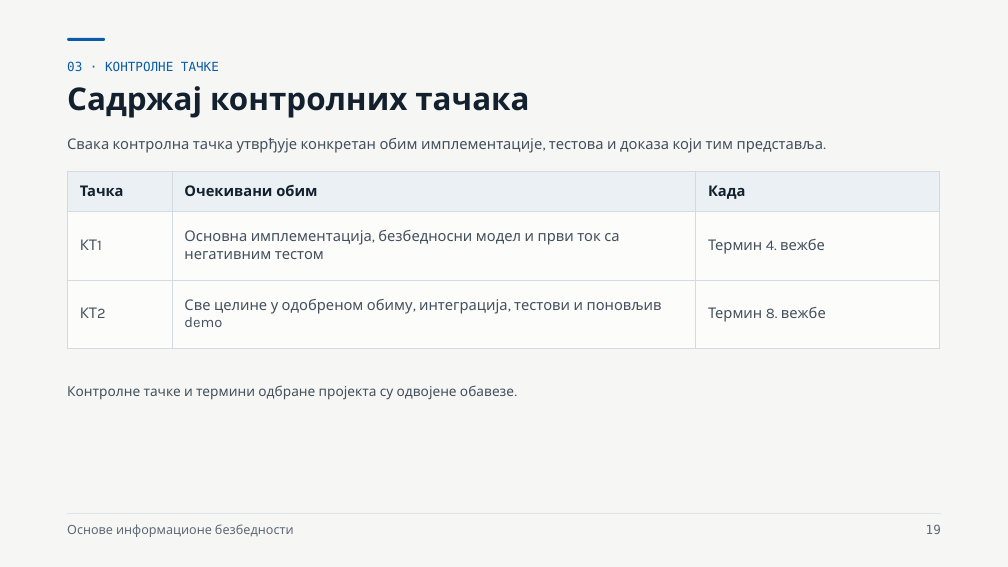
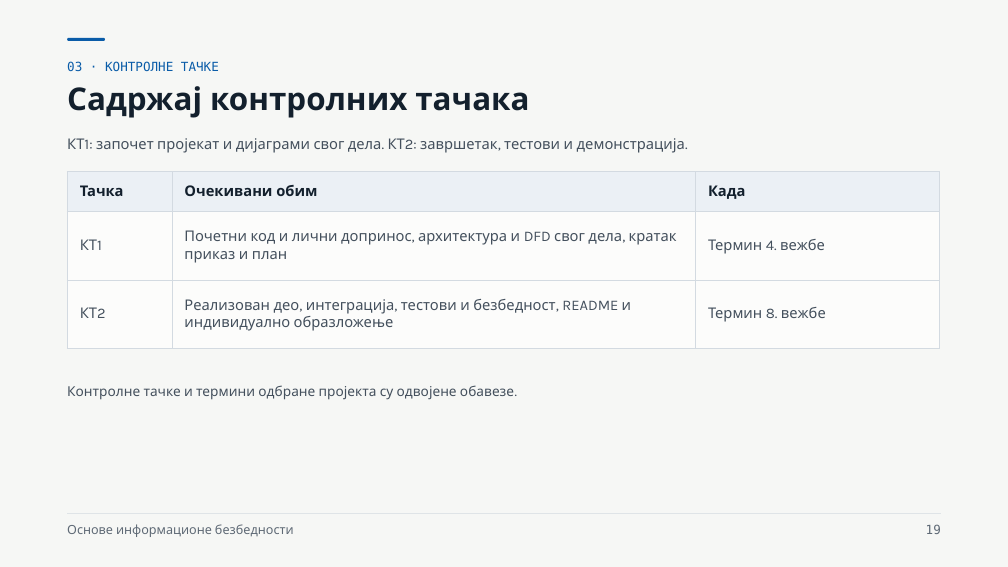
Before and after one commit to owlCoder/ftn-nastavni-materijali, a slide deck: slide 19 of Osnove informacione bezbednosti (OIB)/Opšti Materijali/Osnovne informacije o predmetu.pptx. Drawn at 1008x567 pixels with LibreOffice and Linux fonts; fonts in the diff are those of the drawing. Boxes give left, top, right and bottom in pixels: in the first picture for what was removed or moved away, otherwise in the second. Text is boxed around its words. In the diff, an @@ line names an element or a change of style, - is before the commit and + after.

```diff
--- a/Osnove informacione bezbednosti (OIB)/Opšti Materijali/Osnovne informacije o predmetu.pptx
+++ b/Osnove informacione bezbednosti (OIB)/Opšti Materijali/Osnovne informacije o predmetu.pptx
@@ text at [96, 138, 685, 153]: text changed @@
-Свака контролна тачка утврђује конкретан обим имплементације, тестова и доказа који тим представља.
+КТ1: започет пројекат и дијаграми свог дела. КТ2: завршетак, тестови и демонстрација.
@@ table at [67, 171, 940, 335] @@
-row 2, column 2: Основна имплементација, безбедносни модел и први ток са негативним тестом
+row 2, column 2: Почетни код и лични допринос, архитектура и DFD свог дела, кратак приказ и план
-row 3, column 2: Све целине у одобреном обиму, интеграција, тестови и поновљив demo
+row 3, column 2: Реализован део, интеграција, тестови и безбедност, README и индивидуално образложење
```
Also in this commit, not shown: 5 other slides changed, 21 other files.
